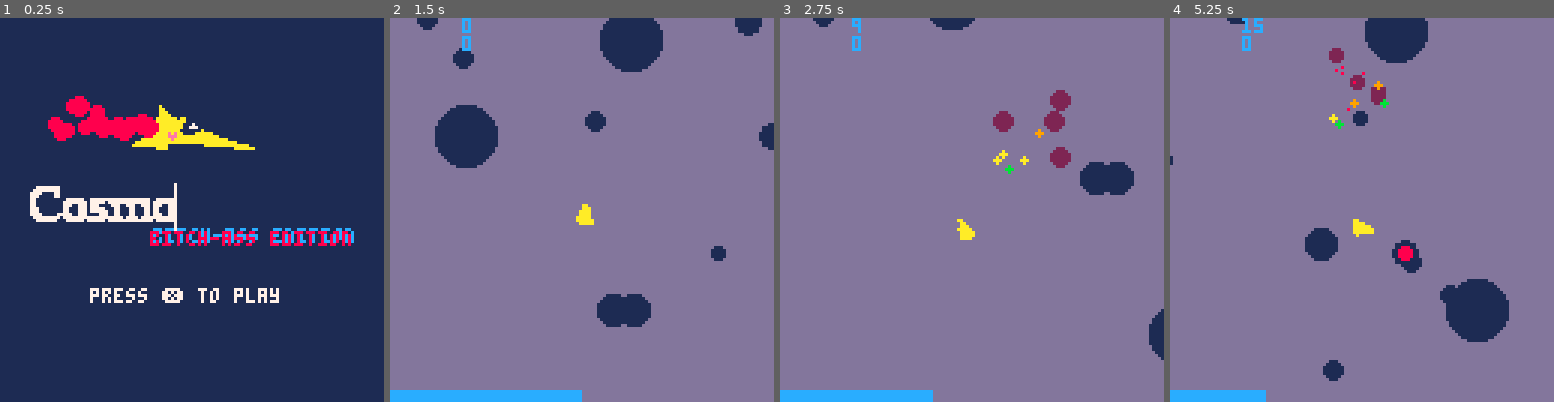
Above: before the commit, frames 1-4 (left to right).
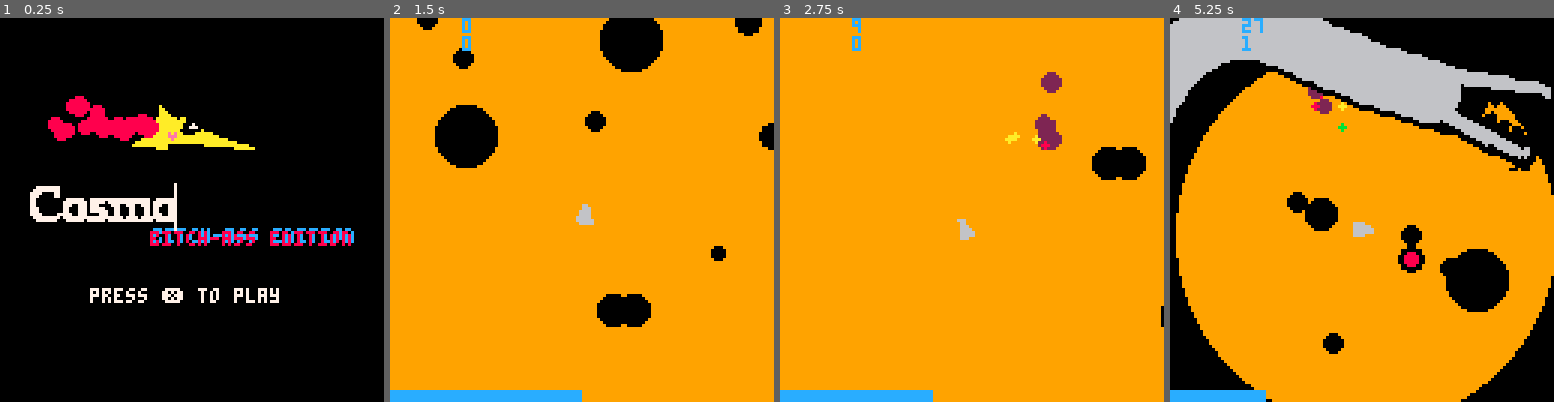
Above: after the commit, the same moments.

Repository: nerisuyu/cosmophidian
Game: PICO-8 cartridge cosmophidian.p8
The game is run twice, just before and just after one commit, with the same random seed, the same clock (stepped at 60 frames per second) and the same inputs.
Inputs:
- Up to frame 1 (0.25 s): no input
- Up to frame 2 (1.5 s): tap X (X key) at 0.33, 1.07 s; tap O (Z key) at 0.7 s
- Up to frame 3 (2.75 s): hold Right 1.6-2.1 s; tap O (Z key) at 1.7, 2.1, 2.5 s; tap X (X key) at 1.85 s; hold Up 2.15-2.42 s; hold Right from 2.47 s (still down)
- Up to frame 4 (5.25 s): tap O (Z key) every 0.4 s from 2.9 to 4.9 s; tap X (X key) at 2.97, 4.08, 5.2 s; release Right at 3.03 s; hold Left 3.08-3.58 s; hold Down 3.63-3.97 s; hold Right 4.02-4.68 s; hold Up 4.73-5.03 s; hold Left from 5.08 s (still down)

The runs differ from the first frame. In frame 1, 93% of the frame differs, in the area x 0-100%, y 0-100%; in frame 2, 98%; in frame 3, 99%; in frame 4, 99%.

Commit message:
made ebaka

Diff:
--- a/cosmophidian.p8
+++ b/cosmophidian.p8
@@ -22,9 +22,9 @@
 ship={}
 cam={}
 null=function() end
-background=13
-void=1
-outline=1
+background=9
+void=0
+outline=0
 freeze_frame=0
 list_animations={}
 
@@ -62,7 +62,7 @@
 	cls(void)
 	draw_all(list_particles)
 	pal(7,play_btn_color)
-	spr(112,10,54,-2+tt/2,3)
+	spr(208,10,54,-2+tt/2,3)
 	print("press ❎ to play",30,90,play_btn_color)
 	print("bitch-ass edition",51,71+sin(tt/200)*1.9,12)
 	print("bitch-ass edition",50,71-sin(tt/200)*1.9,8)
@@ -298,6 +298,7 @@
 	draw_all(list_enemies)
 
 
+	//rspr2(sprite,x,y,angle,transparent,pivot_x,pivot_y,x_len,y_len,scale)
 	draw_ship()
 	draw_ui()
 	print(#list_particles,cam.x-40,cam.y-64)
@@ -419,8 +420,8 @@
 
 
 	ship.angle+=ship.turning_d*ship.states.turning
-	local ac=cos(ship.angle)
-	local as=sin(ship.angle)
+	local ac,as=trig(ship.angle)
+
 
 	local speed=pifagor(ship.dx,ship.dy)
 
@@ -432,8 +433,8 @@
 	ship.dy-=sgn(ship.dy)*ship.dcc
 
 	local curvel=atan2(ship.dx,ship.dy)
-	local cac =cos(curvel)
-	local cas =sin(curvel)
+	local cac,cas =trig(curvel)
+
 
 	if speed>ship.maxspeed
 		then
@@ -524,8 +525,8 @@
 				line(qq,ww,qq+20*ee,ww+rr*20,12)
 			end},template_basic_particle)
 			add_animation(function ()
-				ship.x+=20*ship.dx
-				ship.y+=20*ship.dy
+				ship.x+=25*ship.dx
+				ship.y+=25*ship.dy
 				for i=0,8 do
 				//ship.dx+=1*cos(ship.angle)
 				//ship.dy+=1*sin(ship.angle)
@@ -546,7 +547,7 @@
 
 
 function fire_laser(x1,y1,a,l,l1)
-	local ca,sa=cos(a),sin(a)
+	local ca,sa=trig(a)
 	local hx,hy=(x1+l*ca-x1)/l1,(y1+l*sa-y1)/l1
 	for i=0,l1 do
 		local a={x=x1+hx*i,
@@ -563,7 +564,7 @@
 end
 
 function draw_laser(x,y,a,l)
-	local ca,sa=cos(a),sin(a)
+	local ca,sa=trig(a)
 	local x1,y1=x+l*ca,y+l*sa
 	//line(x,y,x1,y1,1)
 	decay_line(x,y,x1,y1,80,4,2,12)
@@ -937,19 +938,19 @@
 			prev_ship_position = current_position
 		end
 
-	if tt>180 and tt%150==0 then
+	if tt>2 and tt%150==0 then
 
 	cram_enemy({group=list_enemies,
-		volume=20,
-		c1=14,
-		c2=12,
-		c3=14,
+		volume=30,
+		c1=6,
+		c2=0,
+		c3=6,
 		hp=40,
-		l=20,
+		l=100,
 		snake_width=10,
 		volume_added=10},
 		template_snake)
-
+		--[[
 	cram_enemy({group=list_enemies,
 			volume=30,
 			scale=1.5,
@@ -968,7 +969,7 @@
 			volume_added=2,
 			volume=3},
 		template_enemy_fish)
-
+		]]
 	end
 end
 
@@ -1016,16 +1017,6 @@
 //enemies and snakes
 //stars, particles and projectiles
 function add_stars()
-	for i=0,0 do
-		local star={
-		x=randb(0,256),
-		y=randb(0,256),
-		d=randb(50,70)/100,
-		c=13,
-		move=randb(1,3)
-		}
-		add(list_stars,star)
-		end
 	for i=0,30 do
 		local star={
 		x=randb(0,256),
@@ -1049,7 +1039,7 @@
 		if x<cam.x-128 then i.x+=256 end
 		if y>cam.y+128 then i.y-=256 end
 		if y<cam.y-128 then i.y+=256 end
-		circfill(flr(x*2)/2,flr(y*2)/2,0.5/i.d,i.c)
+		circfill(flr(x*2)/2,flr(y*2)/2,0.5/i.d,void)
 	end
 end
 
@@ -1322,7 +1312,7 @@
 
 function bh_face_towards_ship(self)
 	local td=self.turning_d or 0.003
-	local as,ac=sin(self.angle),cos(self.angle)
+	local ac,as=trig(self.angle)
 	local ff=(-self.x+ship.x)*as-(-self.y+ship.y)*ac
 	if ff>0 then
 			self.angle+=td
@@ -1354,7 +1344,7 @@
 	add_enemy_projectile_collider(self)
 	if not btn(❎) then
 		local a,dist=get_angle(self,ship),get_distance(self,ship)
-		local as,ac=sin(a),cos(a)
+		local ac,as=trig(a)
 		self.dx=ac*self.speed*30*3^(-dist/100)
 		self.dy=as*self.speed*30*3^(-dist/100)
 	end
@@ -1427,6 +1417,12 @@
 end
 
 function drw_dead_snake(self)
+	for i=2,#self.segments do
+		circfill(self.segments[i].x+randb(-2,2),
+			self.segments[i].y+randb(-2,2),
+			self.segments[i].collider_r,
+		   self.segments[i].c1)
+	end
 	circfill(self.segments[1].x,
 		self.segments[1].y,
 		self.segments[1].collider_r,
@@ -1435,12 +1431,7 @@
 	  	self.segments[1].y,
 	  	self.segments[1].collider_r/2,
 			8)	//red insides
-	for i=2,#self.segments do
-	 	circfill(self.segments[i].x+randb(-2,2),
-		 	self.segments[i].y+randb(-2,2),
-		 	self.segments[i].collider_r,
-			self.segments[i].c1)
-	 end
+
 end
 
 function drw_snake(self)
@@ -1453,15 +1444,26 @@
 		for i=2,#self.segments do
 			circfill(self.segments[i].x,self.segments[i].y,self.segments[i].collider_r+2,border_color)
 		end
+
+		local ca,sa=trig(self.angle1+0.25)
+		pal(1,border_color)
+		pal(14,self.c1)
+		pal(12,self.c2)
+		rspr2(16,self.x-ca*5,self.y-sa*5,0.5+self.angle1-0.05+0.05*sin(tt/100),0,5,3,14,37,1)
+		rspr2(18,self.x+ca*5,self.y+sa*5,0.5+self.angle1+0.05-0.05*sin(tt/100),0,5,3,14,37,1)
+		pal()
 		for i=2,#self.segments do
 			circfill(self.segments[i].x,self.segments[i].y,self.segments[i].collider_r,self.segments[i].c1)
 		end
 
 		pal(1,self.c1)
 		pal(12,self.c2)
-		rspr(7,	self.x,self.y,self.angle,0,1)
+		//rspr(7,	self.x,self.y,self.angle,0,1)
 		print(self.hp,self.x+20,self.y+20)
 		pal()
+
+		//rspr2(18,self.x,self.y,0.3-self.angle,0,10,3,14,32,1)
+
 	end
 end
 
@@ -1653,8 +1655,7 @@
 end
 
 function op_deflect1(self,other)
-	local ac=cos(self.angle)
-	local as=sin(self.angle)
+	local ac,as=trig(self.angle)
 	local len=get_distance(self,other)
 	local ff=(other.x-self.x)/len*ac+(other.y-self.y)/len*as
 	if (ff>0)then
@@ -1940,7 +1941,7 @@
 	update={bh_snake_towards_ship,bh_slow_down,bh_hitbox,bh_update_snake},
     draw=drw_snake,
     on_hit={oh_take_damage},
-	on_death={fx_explode,od_die_snake,od_raise_enemy_volume,od_drop_pellets},
+	on_death={fx_explode,od_die_snake,od_raise_enemy_volume,od_drop_pellets,function() background=13 outline=1 void=1 end},
 	on_parry={function(self) self.invincible=20 sfx(40,3)end,oh_knockback_self,fx_ff,fx_ff}
 	}
 
@@ -2003,7 +2004,7 @@
 	parent=template_empty,
 	c1=4,
 	draw=function(self)
-		spr(16+32*flr(1.5+(1.4*sin(tt/250))),self.x-10,self.y-8,6,2)
+		spr(112+32*flr(1.5+(1.4*sin(tt/250))),self.x-10,self.y-8,6,2)
 	end
 		}
 
@@ -2022,7 +2023,7 @@
 //randb
 
 function rspr(sp,x,y,a,t,scale)
-	local ca,sa=cos(-a+0.25),sin(-a+0.25)
+	local ca,sa=trig(-a+0.25)
 	local sp_x=sp%16*8
 	local sp_y=flr(sp/16)*8
 	local pix=0
@@ -2046,6 +2047,22 @@
 	end
 end
 
+function rspr2(sprite,x,y,angle,transparent,pivot_x,pivot_y,x_len,y_len,scale)
+	local ca,sa=trig(-angle+0.25)
+	local sp_x=sprite%16*8
+	local sp_y=flr(sprite/16)*8
+	for ix=-pivot_x,x_len-pivot_x do
+		for iy=-pivot_y,y_len-pivot_y do
+			local pix=sget(sp_x+ix+pivot_x,sp_y+iy+pivot_y)
+			if (pix~=transparent) then
+				pset(x+(ix*ca+iy*sa)*scale,y+(iy*ca-ix*sa)*scale,pix)
+				pset(x+(ix*ca+iy*sa)*scale+0.5,y+(iy*ca-ix*sa)*scale+0.5,pix)
+				pset(x+(ix*ca+iy*sa)*scale-0.5,0.5+y+(iy*ca-ix*sa)*scale-0.5,pix)
+			end
+		end
+	end
+end
+
 offset_g=0
 offset_e=0
 offset=0
@@ -2108,6 +2125,9 @@
     return flr(rnd(h-l))+l
 end
 
+function trig(x)
+	return cos(x),sin(x)
+end
 //rspr, screenshake
 //collide, square, pifagor
 //randb
Not shown, changed: 129 lines of the sprite sheet (__gfx__) section of cosmophidian.p8
Not shown, changed: spritesheet.png
